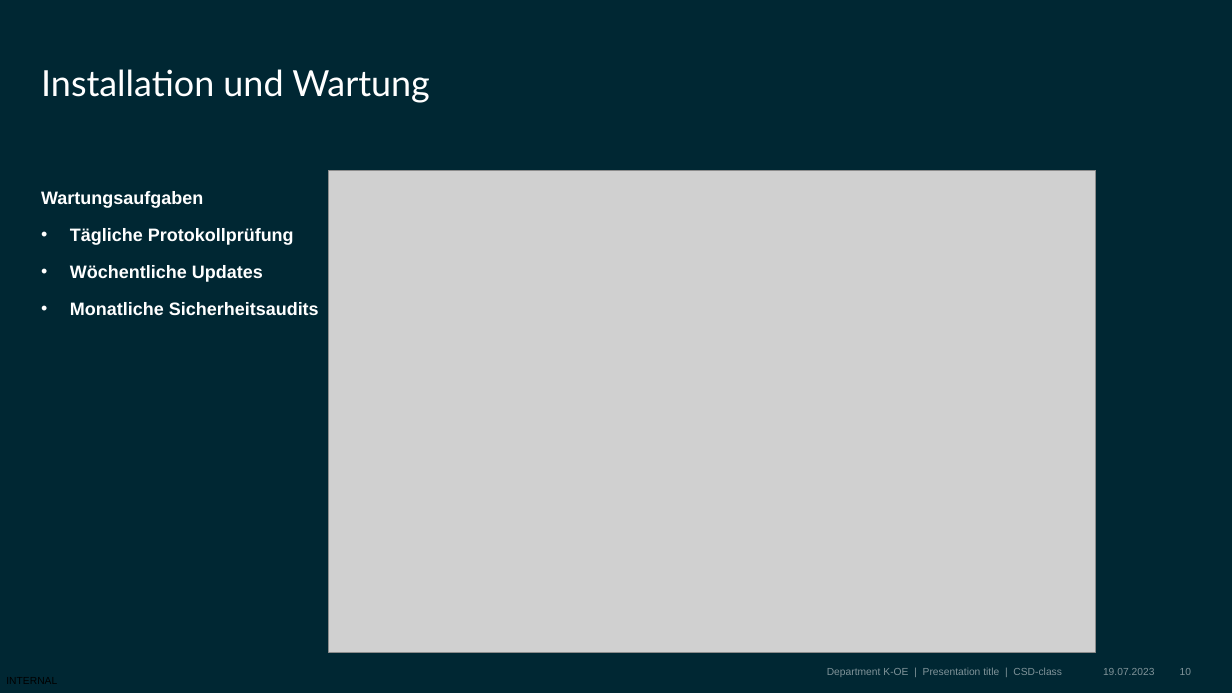
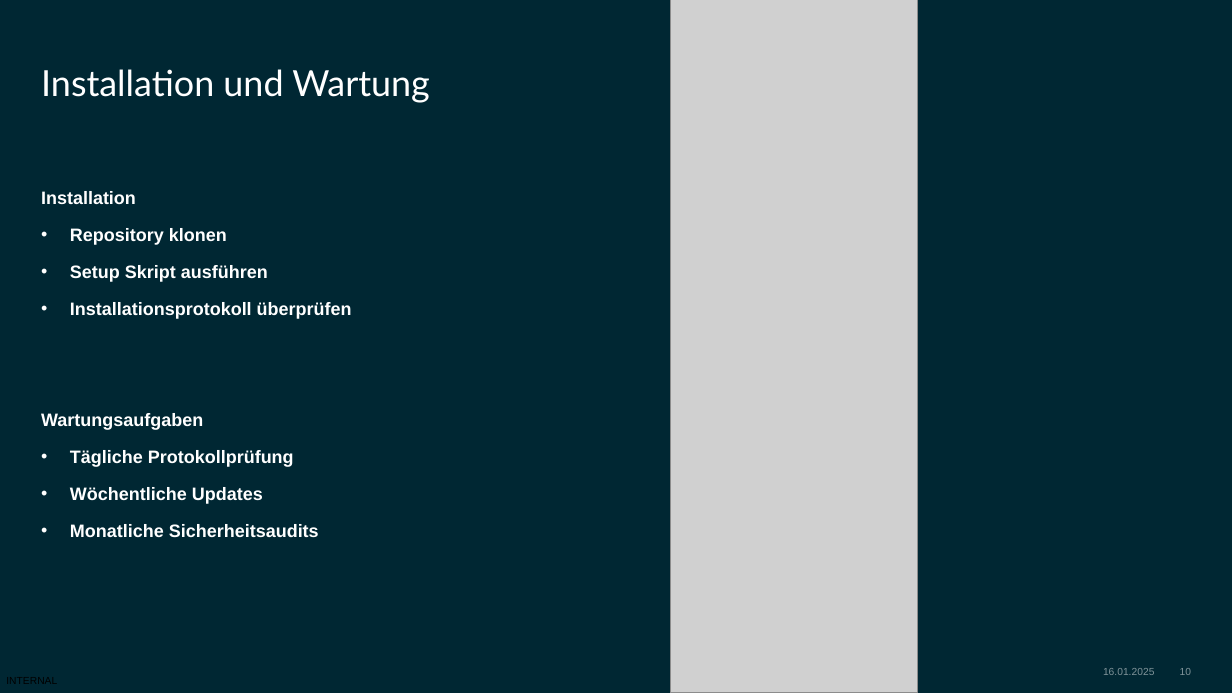
Before and after one commit to BBS2EMDBSEF/Gruppe-C, a slide deck: slide 10 of Dokumentation/Projekt_Präsentation.pptx. Drawn at 1232x693 pixels with LibreOffice and Linux fonts; fonts in the diff are those of the drawing; grey boxes stand for pictures; background and template pictures are left out. Boxes give left, top, right and bottom in pixels: in the first picture for what was removed or moved away, otherwise in the second. Text is boxed around its words. In the diff, an @@ line names an element or a change of style, - is before the commit and + after.

```diff
--- a/Dokumentation/Projekt_Präsentation.pptx
+++ b/Dokumentation/Projekt_Präsentation.pptx
@@ picture added at (x1=670, y1=0, x2=917, y2=693) @@
@@ picture removed at (x1=328, y1=170, x2=1095, y2=653) @@
@@ text at (x1=41, y1=191, x2=352, y2=319): paragraphs added @@
+Installation
+• Repository klonen
+• Setup Skript ausführen
+• Installationsprotokoll überprüfen
@@ text removed at (x1=827, y1=668, x2=1062, y2=677) @@
-Department K-OE | Presentation title | CSD-class
@@ text at (x1=1103, y1=668, x2=1154, y2=675): text changed @@
-19.07.2023
+16.01.2025
```
Also in this commit, not shown: 9 other slides changed, 3 slides added, 2 slides removed, 2 other files.
